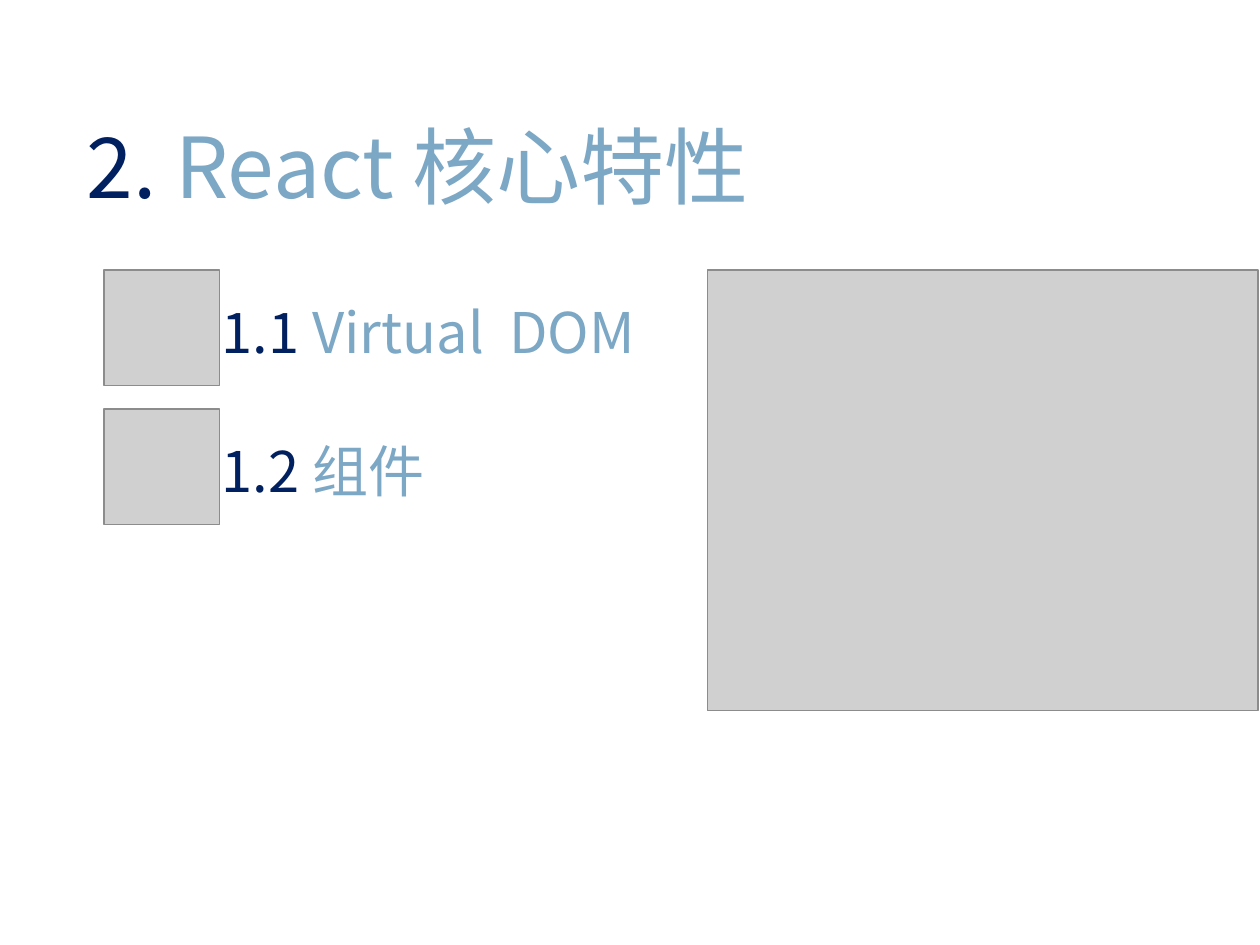
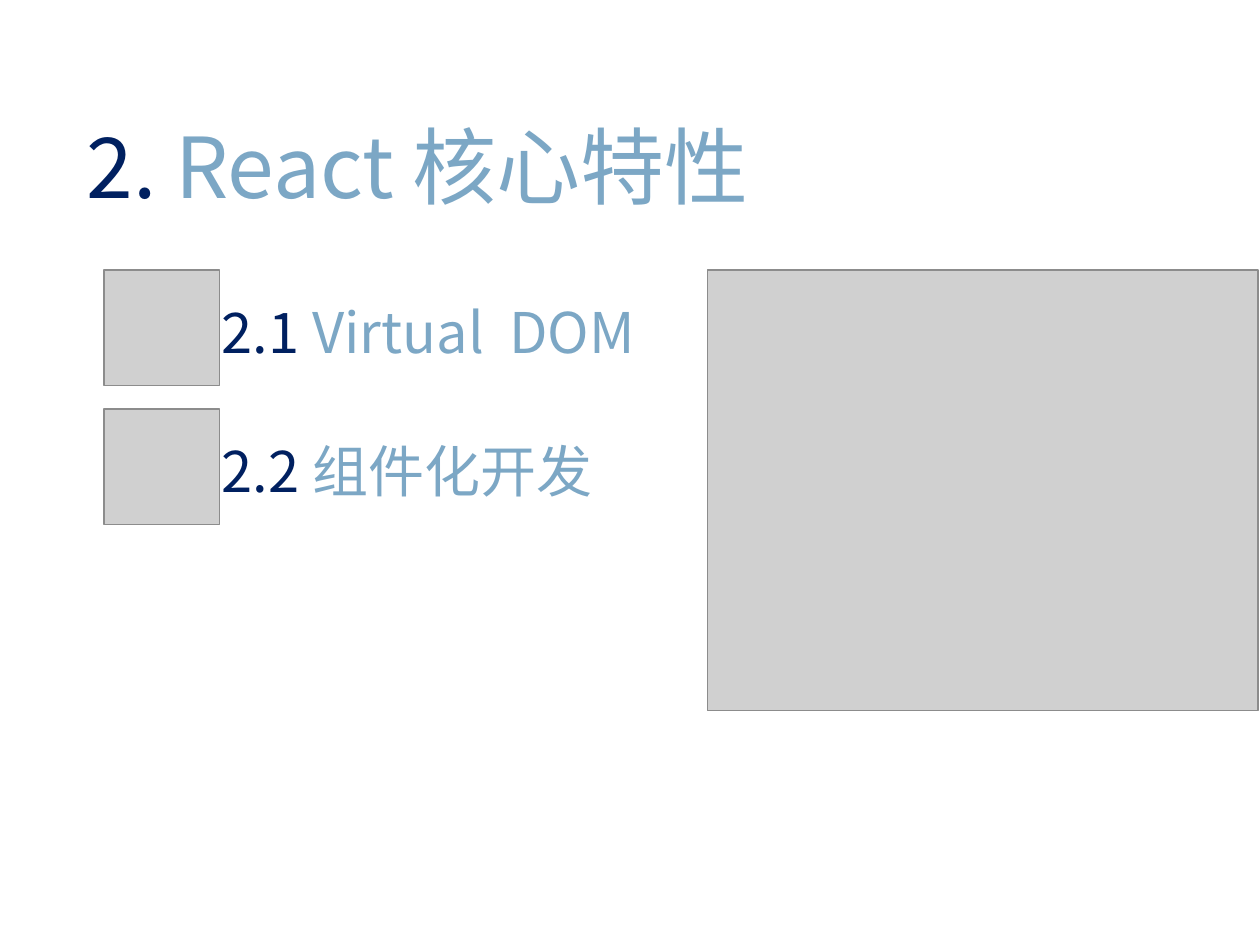
Before and after one commit to m544498510/may-web-app, a slide deck: slide 7 of new_doc/react share.pptx. Drawn at 1260x945 pixels with LibreOffice and Linux fonts; fonts in the diff are those of the drawing; grey boxes stand for pictures. Boxes give left, top, right and bottom in pixels: in the first picture for what was removed or moved away, otherwise in the second. Text is boxed around its words. In the diff, an @@ line names an element or a change of style, - is before the commit and + after.

```diff
--- a/new_doc/react share.pptx
+++ b/new_doc/react share.pptx
@@ text at (222, 308, 635, 354): text changed @@
-1.1 Virtual DOM
+2.1 Virtual DOM
@@ text at (222, 445, 592, 497): text changed; text colour #002060 to #7CA7C5 @@
-1.2 组件
+2.2 组件化开发
```
Also in this commit, not shown: 6 other slides changed, 7 slides added, 1 other file.
